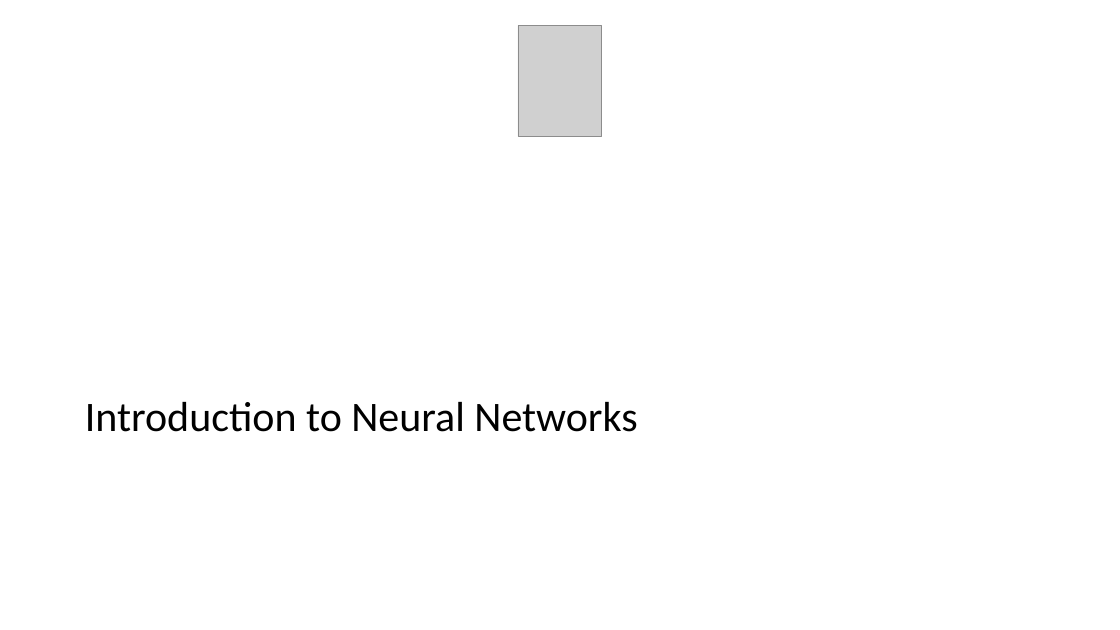
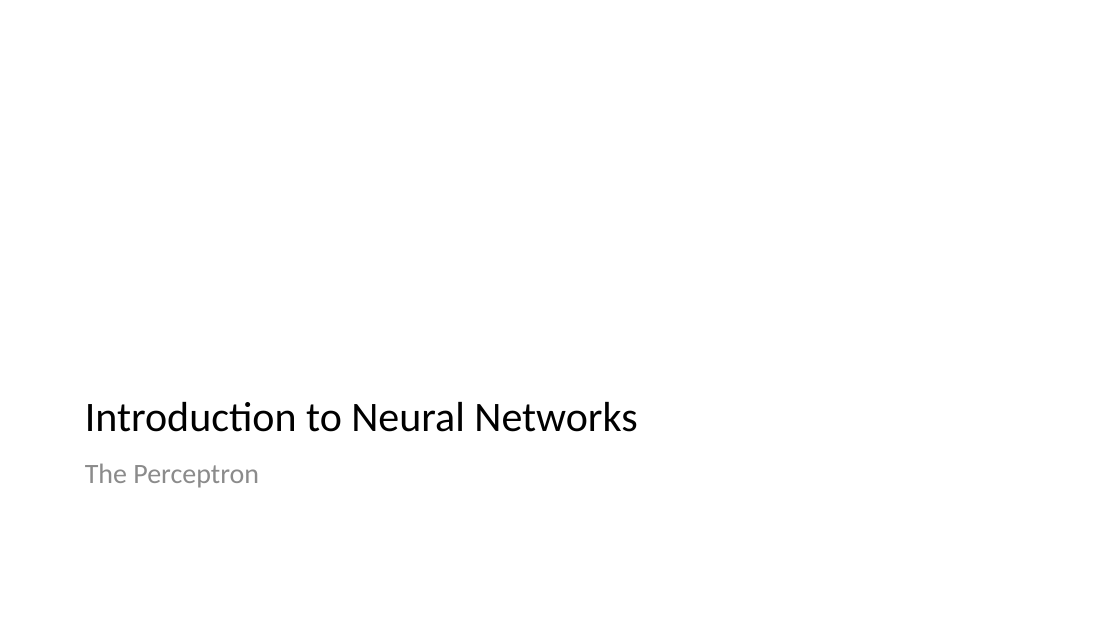
Before and after one commit to msfasha/307307-BI-Methods, a slide deck: slide 2 of 20242-NLP-LLM/lecture notes/Part 2 - Introduction to Large Language Models/Part 2 - Introduction to Large Language Models.pptx. Drawn at 1120x630 pixels with LibreOffice and Linux fonts; fonts in the diff are those of the drawing; grey boxes stand for pictures; background and template pictures are left out. Boxes give left, top, right and bottom in pixels: in the first picture for what was removed or moved away, otherwise in the second. Text is boxed around its words. In the diff, an @@ line names an element or a change of style, - is before the commit and + after.

Commit message:
modified the perceptron part

```diff
--- a/20242-NLP-LLM/lecture notes/Part 2 - Introduction to Large Language Models/Part 2 - Introduction to Large Language Models.pptx
+++ b/20242-NLP-LLM/lecture notes/Part 2 - Introduction to Large Language Models/Part 2 - Introduction to Large Language Models.pptx
@@ picture removed at (518,26,602,137) @@
@@ text added at (85,463,259,488), 24 pt, text #8C8C8C @@
+The Perceptron
```
Also in this commit, not shown: 42 other slides changed, 16 slides added, 45 slides removed, 1 other file.
